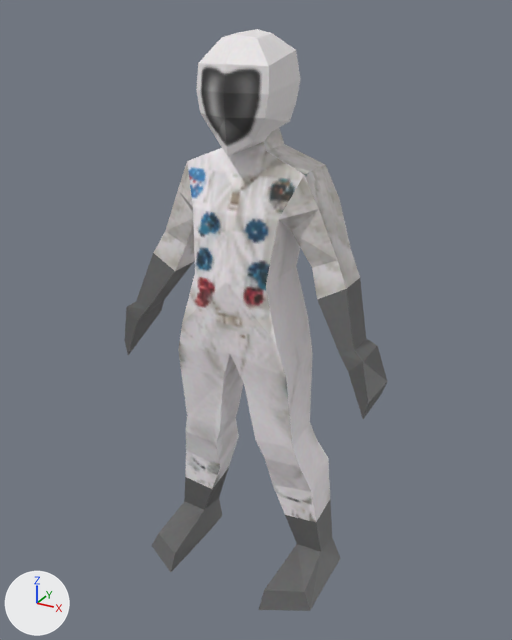
An edit to the Blender file Assets/3D object/Blender_hilut/spacesuit002.blend, drawn before and after from the same camera.
Both versions are drawn from a 50 mm lens placed at (2.62, -4.63, 4.74), pointed at (0.08, -0.02, 2.44). The lights are fixed; the arrows at lower left show +X, +Y and +Z.

Names of what the first picture shows: 'suit_gloves', 'suit_helmet', 'suit_shoes', 'suit_torso'.
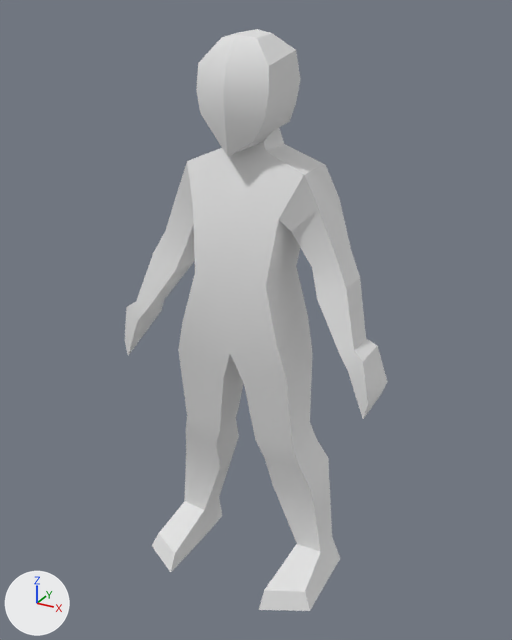
Edits to the scene script, one JSON object a line:
```json
{"block": "me_cube_001", "where": "me_cube_001.from_pydata(...)  # 104 vertices, 103 faces; spans x -0.87..0.87, y -0.33..0.39, z 0.6..3.96"}
{"op": "remove", "block": "me_cube_001", "code": "me_cube_001.materials.append(mat_material)  # picture img_spacesuittexture_png"}
{"block": "me_cube_002", "where": "me_cube_002.from_pydata(...)  # 32 vertices, 28 faces; spans x -1.19..1.19, y -0.22..0.2, z 1.91..2.87"}
{"op": "remove", "block": "me_cube_002", "code": "me_cube_002.materials.append(mat_material)  # picture img_spacesuittexture_png"}
{"block": "me_cube_004", "where": "me_cube_004.from_pydata(...)  # 36 vertices, 33 faces; spans x -0.29..0.29, y -0.323..0.4, z 3.783..4.609"}
{"op": "remove", "block": "me_cube_004", "code": "me_cube_004.materials.append(mat_material)  # picture img_spacesuittexture_png"}
{"block": "me_cube_005", "where": "me_cube_005.from_pydata(...)  # 32 vertices, 28 faces; spans x -0.83..0.83, y -0.64..0.28, z 0.03..0.69"}
{"op": "remove", "block": "me_cube_005", "code": "me_cube_005.materials.append(mat_material)  # picture img_spacesuittexture_png"}
```

Where the change shows, as pixel boxes (x1, y1, x2, y2) in the pictures (512 x 640 px):
```json
{"object": "suit_torso", "change": "recoloured", "before": [153, 128, 360, 522], "after": [153, 128, 360, 522]}
{"object": "suit_helmet", "change": "recoloured", "before": [198, 38, 292, 156], "after": [198, 38, 292, 156]}
{"object": "suit_shoes", "change": "recoloured", "before": [152, 469, 341, 611], "after": [152, 469, 341, 611], "on screen": "grey to white"}
{"object": "suit_gloves", "change": "recoloured", "before": [124, 253, 388, 419], "after": [124, 253, 388, 419]}
```
